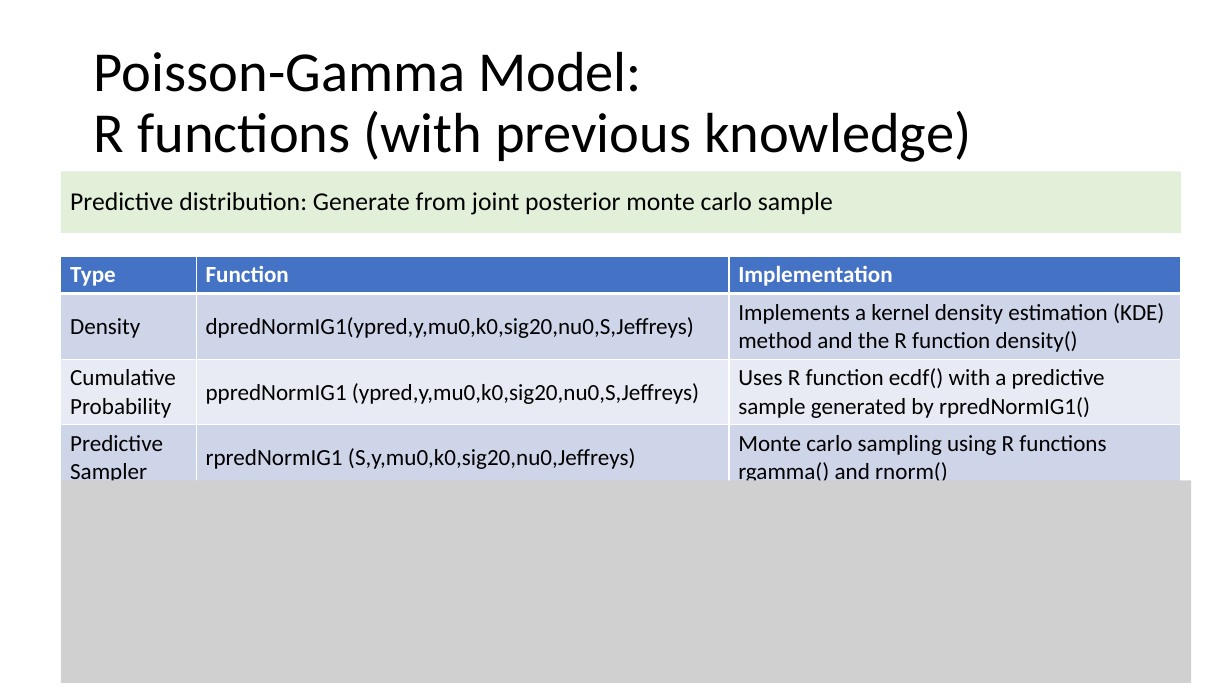
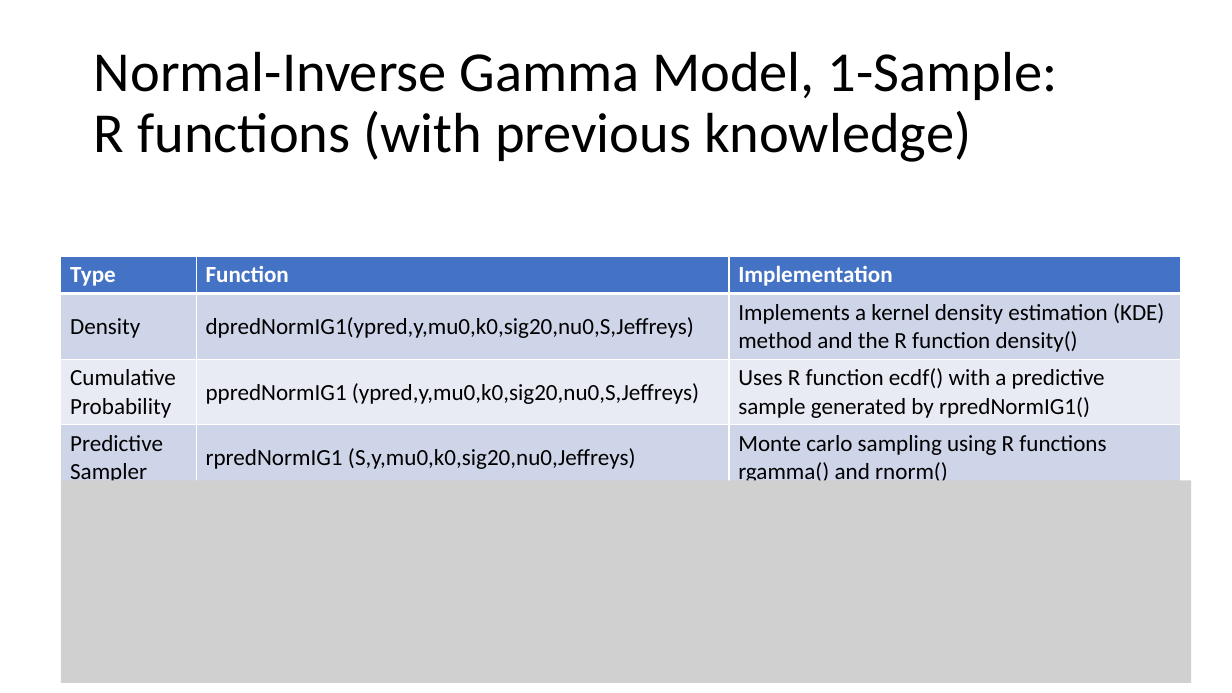
Before and after one commit to vgharris3/predictiveInference, a slide deck: slide 26 of Thesis_Files/ThesisDefense.pptx. Drawn at 1232x693 pixels with LibreOffice and Linux fonts; fonts in the diff are those of the drawing; grey boxes stand for pictures. Boxes give left, top, right and bottom in pixels: in the first picture for what was removed or moved away, otherwise in the second. Text is boxed around its words. In the diff, an @@ line names an element or a change of style, - is before the commit and + after.

```diff
--- a/Thesis_Files/ThesisDefense.pptx
+++ b/Thesis_Files/ThesisDefense.pptx
@@ title at [94,51,1058,162]: text changed @@
-Poisson-Gamma Model:
-R functions (with previous knowledge)
+Normal-Inverse Gamma Model, 1-Sample:
+R functions (with previous knowledge)
@@ text removed at [61,171,1181,233] @@
-Predictive distribution: Generate from joint posterior monte carlo sample
```
Also in this commit, not shown: 11 other slides changed, 7 slides added, 13 other files.
